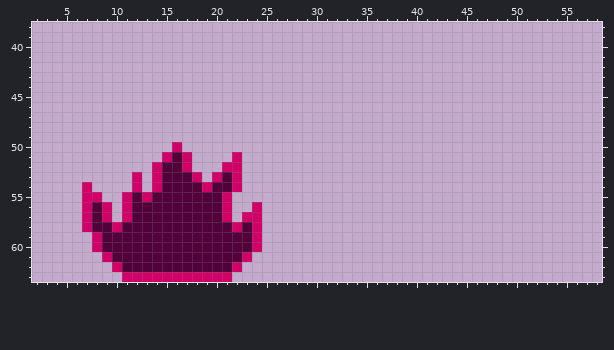
One commit to this pixel-art sprite: sprites/s_fire/45236042-0e17-403f-8eea-6f4111874c6b.png. The picture above was drawn from the file before the commit.
The file is 64x64 pixels. Shown: x 2..58, y 38..63. The old version is drawn lined up with the new one.
The same view after the edit:
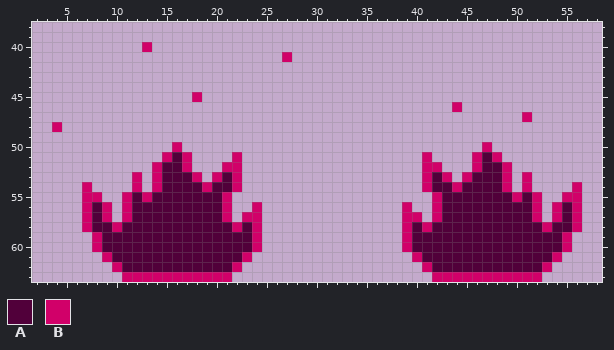
Palette (. is transparent): A #51003a  B #d10069
Difference:
{"change": "whole drawing moved by -16,+0 (the old picture is shown already moved)"}
{"y":40,"x":13,"old":".","new":"B"}
{"y":41,"x":27,"old":".","new":"B"}
{"y":45,"x":18,"old":".","new":"B"}
{"y":46,"x":44,"old":".","new":"B"}
{"y":47,"x":51,"old":".","new":"B"}
{"y":48,"x":4,"old":".","new":"B"}
{"y":50,"x":47,"old":".","new":"B"}
{"y":51,"x":41,"old":".","new":"B"}
{"y":51,"x":46,"old":"...","new":"BAB"}
{"y":52,"x":41,"old":"..","new":"BB"}
{"y":52,"x":46,"old":"....","new":"BAAB"}
{"y":53,"x":41,"old":"...","new":"BAB"}
{"y":53,"x":45,"old":".....","new":"BAAAB"}
{"y":53,"x":51,"old":".","new":"B"}
{"y":54,"x":41,"old":".........","new":"BAABAAAAB"}
{"y":54,"x":51,"old":".","new":"B"}
{"y":54,"x":56,"old":".","new":"B"}
{"y":55,"x":42,"old":"...........","new":"BAAAAAAABAB"}
{"y":55,"x":55,"old":"..","new":"BB"}
{"y":56,"x":39,"old":".","new":"B"}
{"y":56,"x":42,"old":"...........","new":"BAAAAAAAAAB"}
{"y":56,"x":54,"old":"...","new":"BAB"}
{"y":57,"x":39,"old":"..","new":"BB"}
{"y":57,"x":42,"old":"...........","new":"BAAAAAAAAAB"}
{"y":57,"x":54,"old":"...","new":"BAB"}
{"y":58,"x":39,"old":"..................","new":"BABAAAAAAAAAAABAAB"}
{"y":59,"x":39,"old":".................","new":"BAAAAAAAAAAAAAAAB"}
{"y":60,"x":39,"old":".................","new":"BAAAAAAAAAAAAAAAB"}
{"y":61,"x":40,"old":"...............","new":"BAAAAAAAAAAAAAB"}
{"y":62,"x":41,"old":".............","new":"BAAAAAAAAAAAB"}
{"y":63,"x":42,"old":"...........","new":"BBBBBBBBBBB"}
{"label":"added","picture_box":[142,42,152,52]}
{"label":"added","picture_box":[282,52,292,62]}
{"label":"added","picture_box":[192,92,202,102]}
{"label":"added","picture_box":[452,102,462,112]}
{"label":"added","picture_box":[402,112,582,282]}
{"label":"added","picture_box":[52,122,62,132]}
